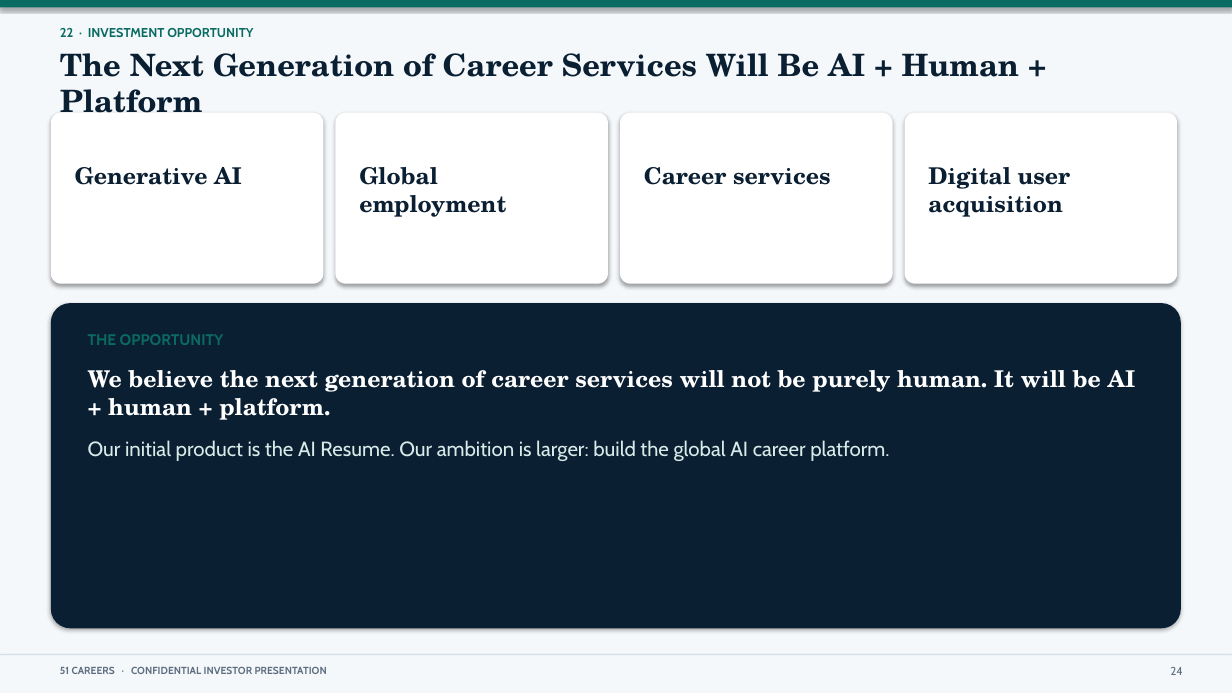
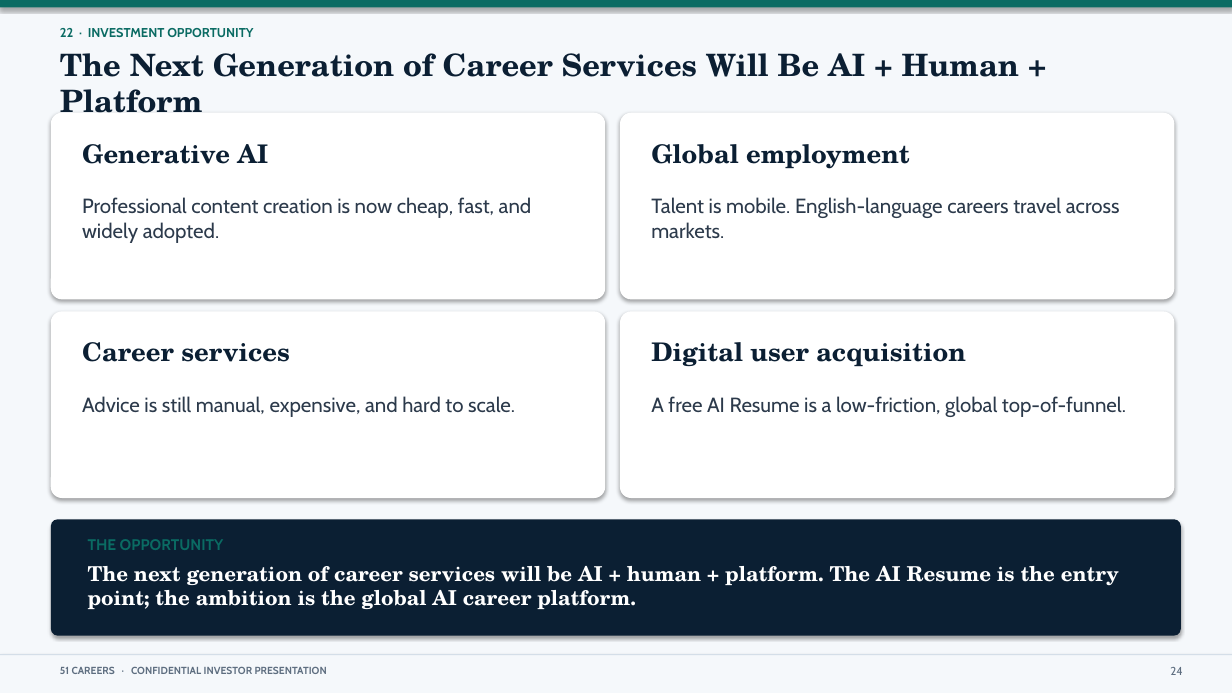
Before and after one commit to anthonyleedu/anthonyleedu, a slide deck: slide 24 of 51Careers_Addition.pptx. Drawn at 1232x693 pixels with LibreOffice and Linux fonts; fonts in the diff are those of the drawing. Boxes give left, top, right and bottom in pixels: in the first picture for what was removed or moved away, otherwise in the second. Text is boxed around its words. In the diff, an @@ line names an element or a change of style, - is before the commit and + after.

```diff
--- a/51Careers_Addition.pptx
+++ b/51Careers_Addition.pptx
@@ rounded rectangle: place and size @@
-rounded rectangle at (51,113,323,284)
+rounded rectangle at (51,113,605,299)
@@ rounded rectangle removed at (335,113,608,284) @@
@@ rounded rectangle: place and size @@
-rounded rectangle at (620,113,893,284)
+rounded rectangle at (620,113,1175,299)
@@ rounded rectangle removed at (905,113,1177,284) @@
@@ text "Generative AI": place and size @@
-text "Generative AI" at (75,167,242,185)
+text "Generative AI" at (82,144,268,164)
@@ text "Global employment": place and size @@
-text "Global employment" at (359,167,506,217)
+text "Global employment" at (651,144,910,169)
@@ text added at (82,197,532,243), 16 pt, text #2C3A4B @@
+Professional content creation is now cheap, fast, and widely adopted.
@@ text added at (651,197,1120,239), 16 pt, text #2C3A4B @@
+Talent is mobile. English-language careers travel across markets.
@@ rounded rectangle added at (51,311,605,498), fill #FFFFFF @@
@@ rounded rectangle added at (620,311,1175,498), fill #FFFFFF @@
@@ text "Career services": place and size @@
-text "Career services" at (644,167,831,185)
+text "Career services" at (82,342,290,362)
@@ size 18 to 20 pt in 4 elements at (82,144,268,164), (651,144,910,169), (82,342,290,362), (651,342,966,367) @@
@@ text "Digital user acquisition": place and size @@
-text "Digital user acquisition" at (928,167,1071,217)
+text "Digital user acquisition" at (651,342,966,367)
@@ text added at (82,396,515,417), 16 pt, text #2C3A4B @@
+Advice is still manual, expensive, and hard to scale.
@@ text added at (651,396,1126,417), 16 pt, text #2C3A4B @@
+A free AI Resume is a low-friction, global top-of-funnel.
@@ rounded rectangle: place and size @@
-rounded rectangle at (51,303,1181,628)
+rounded rectangle at (51,519,1181,636)
@@ text "THE OPPORTUNITY": place and size @@
-text "THE OPPORTUNITY" at (88,334,224,345)
+text "THE OPPORTUNITY" at (88,539,224,550)
@@ text at (88,566,1119,609): text changed; size 18 to 16 pt @@
-We believe the next generation of career services will not be purely human. It will be AI + human + platform.
-Our initial product is the AI Resume. Our ambition is larger: build the global AI career platform.
+The next generation of career services will be AI + human + platform. The AI Resume is the entry point; the ambition is the global AI career platform.
```
Also in this commit, not shown: 25 other slides changed, 1 other file.
